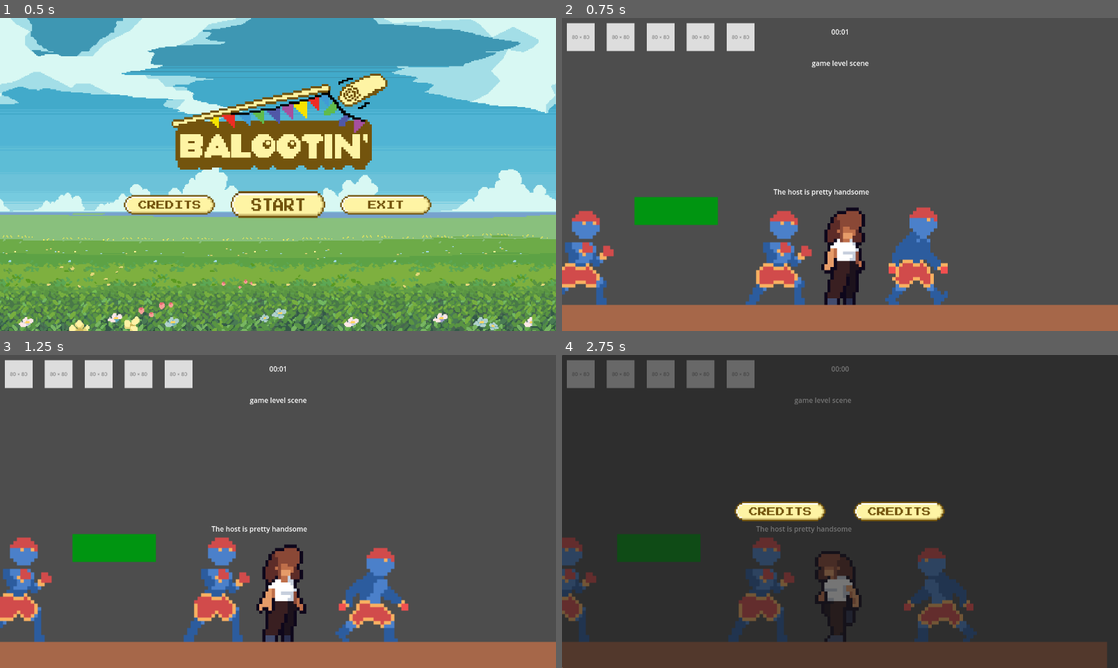
Above: before the commit, frames 1-4 (two rows, left to right).
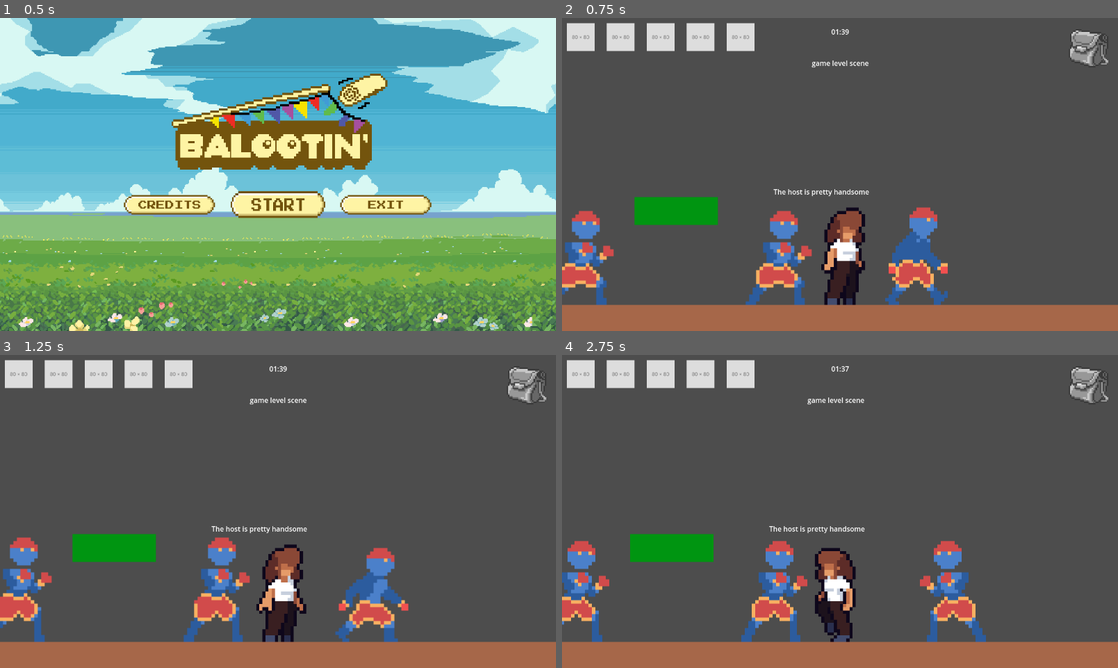
Above: after the commit, the same moments.

Repository: alexgaaranes/coss-gj-2025
Game: Godot game, scene res://levels/menu.tscn
Same seed, same stepped clock (60 frames per second), same inputs: the game is played once before the commit and once after it.
Inputs (mouse positions are in pixels of both pictures, inside the frame that each line leads up to):
- Up to frame 1 (0.5 s): no input
- Up to frame 2 (0.75 s): click (840, 205) at 0.5 s
- Up to frame 3 (1.25 s): no input
- Up to frame 4 (2.75 s): tap Enter (ui_accept) at 1.25, 1.52, 2.27 s; hold D (move_right) 1.28-2.03 s; tap Space (interact_food) at 1.35, 2.1 s; hold A (move_left) from 2.03 s (still down)

Frame 1 is identical in both runs. In frame 2, 0.5% of the frame differs, in the area x 49-99%, y 3-16%; in frame 3, 0.5%; in frame 4, 99%, in the area x 0-100%, y 0-100%.

Commit message:
feat: Add hud assets

Diff:
--- a/scenes/game/game_logic.tscn
+++ b/scenes/game/game_logic.tscn
@@ -1,11 +1,13 @@
-[gd_scene load_steps=7 format=3 uid="uid://bxoh4feehd3jv"]
+[gd_scene load_steps=9 format=3 uid="uid://bxoh4feehd3jv"]
 
 [ext_resource type="Script" uid="uid://crn4pk3s2qx4r" path="res://scripts/game/hud.gd" id="1_7qq33"]
 [ext_resource type="Texture2D" uid="uid://ukrd730t4oj8" path="res://assets/tupperware_empty.png" id="1_8ovie"]
 [ext_resource type="Script" uid="uid://bcsua7gy1o8wy" path="res://scripts/game/game_logic.gd" id="1_idxpj"]
 [ext_resource type="Texture2D" uid="uid://dkw7328yhi2b2" path="res://assets/tupperware_half.png" id="3_s6cuu"]
 [ext_resource type="Texture2D" uid="uid://dx8vug7mtmax4" path="res://assets/tupperware_full.png" id="4_idxpj"]
+[ext_resource type="Texture2D" uid="uid://clcss2bcwcxel" path="res://assets/ui/hud/bag_gray.png" id="6_1ghly"]
 [ext_resource type="Texture2D" uid="uid://w6kmucc6aicl" path="res://assets/ui/buttons/credits_button.png" id="6_wjtsn"]
+[ext_resource type="Texture2D" uid="uid://b5pbl35772fi6" path="res://assets/ui/hud/bag.png" id="7_ujcqu"]
 
 [node name="GameLogic" type="Control"]
 layout_mode = 3
@@ -17,6 +19,41 @@
 texture_empty = ExtResource("1_8ovie")
 texture_half = ExtResource("3_s6cuu")
 texture_full = ExtResource("4_idxpj")
+
+[node name="BagHolder" type="Control" parent="HUD"]
+layout_mode = 3
+anchors_preset = 0
+offset_left = 1200.0
+offset_top = 16.0
+offset_right = 1264.0
+offset_bottom = 80.0
+
+[node name="TextureRect" type="TextureRect" parent="HUD/BagHolder"]
+layout_mode = 2
+offset_left = -40.0
+offset_right = 64.0
+offset_bottom = 104.0
+texture = ExtResource("6_1ghly")
+
+[node name="ClipMask" type="Control" parent="HUD/BagHolder"]
+clip_contents = true
+anchors_preset = 0
+offset_left = -40.0
+offset_top = 104.0
+offset_right = 64.0
+offset_bottom = 104.0
+
+[node name="TextureRect" type="TextureRect" parent="HUD/BagHolder/ClipMask"]
+clip_contents = true
+layout_mode = 1
+anchors_preset = 12
+anchor_top = 1.0
+anchor_right = 1.0
+anchor_bottom = 1.0
+offset_top = -104.0
+grow_horizontal = 2
+grow_vertical = 0
+texture = ExtResource("7_ujcqu")
 
 [node name="TupperContainer" type="HBoxContainer" parent="HUD"]
 offset_right = 454.0
@@ -59,6 +96,7 @@
 horizontal_alignment = 1
 
 [node name="GameOverPanel" type="Panel" parent="HUD"]
+visible = false
 anchors_preset = 15
 anchor_right = 1.0
 anchor_bottom = 1.0
@@ -89,6 +127,7 @@
 texture_normal = ExtResource("6_wjtsn")
 
 [node name="GameWinPanel" type="Panel" parent="HUD"]
+visible = false
 anchors_preset = 15
 anchor_right = 1.0
 anchor_bottom = 1.0
--- /dev/null
+++ b/scenes/game/hud.tscn
@@ -0,0 +1,39 @@
+[gd_scene load_steps=3 format=3 uid="uid://cthfcyglogsab"]
+
+[ext_resource type="Texture2D" uid="uid://clcss2bcwcxel" path="res://assets/ui/hud/bag_gray.png" id="1_77e6q"]
+[ext_resource type="Texture2D" uid="uid://b5pbl35772fi6" path="res://assets/ui/hud/bag.png" id="2_5645d"]
+
+[node name="Hud" type="CanvasLayer"]
+
+[node name="BagHolder" type="Control" parent="."]
+layout_mode = 3
+anchors_preset = 0
+offset_left = 1200.0
+offset_top = 16.0
+offset_right = 1264.0
+offset_bottom = 80.0
+
+[node name="TextureRect" type="TextureRect" parent="BagHolder"]
+layout_mode = 2
+offset_right = 64.0
+offset_bottom = 64.0
+texture = ExtResource("1_77e6q")
+
+[node name="ClipMask" type="Control" parent="BagHolder"]
+clip_contents = true
+anchors_preset = 0
+offset_top = 64.0
+offset_right = 64.0
+offset_bottom = 64.0
+
+[node name="TextureRect" type="TextureRect" parent="BagHolder/ClipMask"]
+clip_contents = true
+layout_mode = 1
+anchors_preset = 12
+anchor_top = 1.0
+anchor_right = 1.0
+anchor_bottom = 1.0
+offset_top = -64.0
+grow_horizontal = 2
+grow_vertical = 0
+texture = ExtResource("2_5645d")
--- a/scripts/game/game_logic.gd
+++ b/scripts/game/game_logic.gd
@@ -2,7 +2,7 @@
 
 @export var max_points := 5000 #TODO: placeholder values only
 @export var points_per_tupperware := 1000 #TODO: placeholder values only
-@export var timer_countdown := 2 #TODO: replace this with actual time limit, this is for testing only
+@export var timer_countdown := 100 #TODO: replace this with actual time limit, this is for testing only
 
 var points: int = 0
 var time_left: float = 0.0
--- a/scripts/game/hud.gd
+++ b/scripts/game/hud.gd
@@ -23,6 +23,7 @@
 	timer_label.text = "%02d:%02d" % [minutes, seconds]
 
 func update_tupperwares(points: int, max_points: int, points_per: int) -> void:
+	print(points)
 	points = clamp(points, 0, max_points)
 	var full_count = float(points) / points_per
 
Binary file added: assets/ui/hud/bag_gray.png
Not shown, added: assets/ui/hud/bag_gray.png.import
Binary file added: assets/ui/hud/tupperware.png
Not shown, added: assets/ui/hud/tupperware.png.import
Binary file added: assets/ui/hud/tupperware_gray.png
Not shown, added: assets/ui/hud/tupperware_gray.png.import
